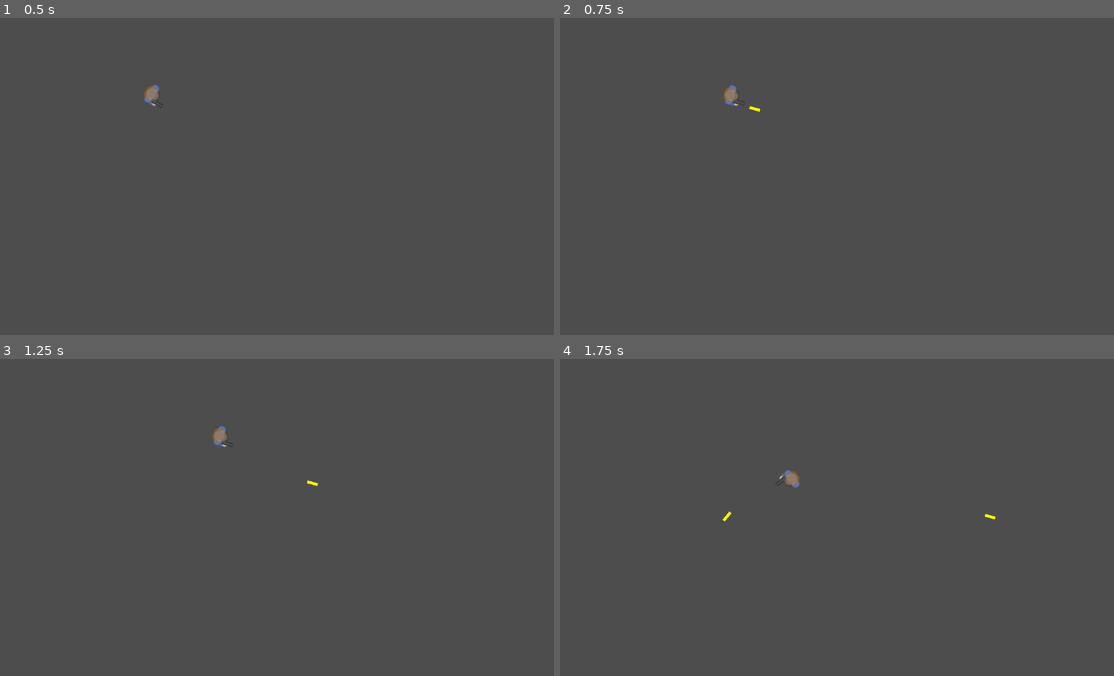
Above: before the commit, frames 1-4 (two rows, left to right).
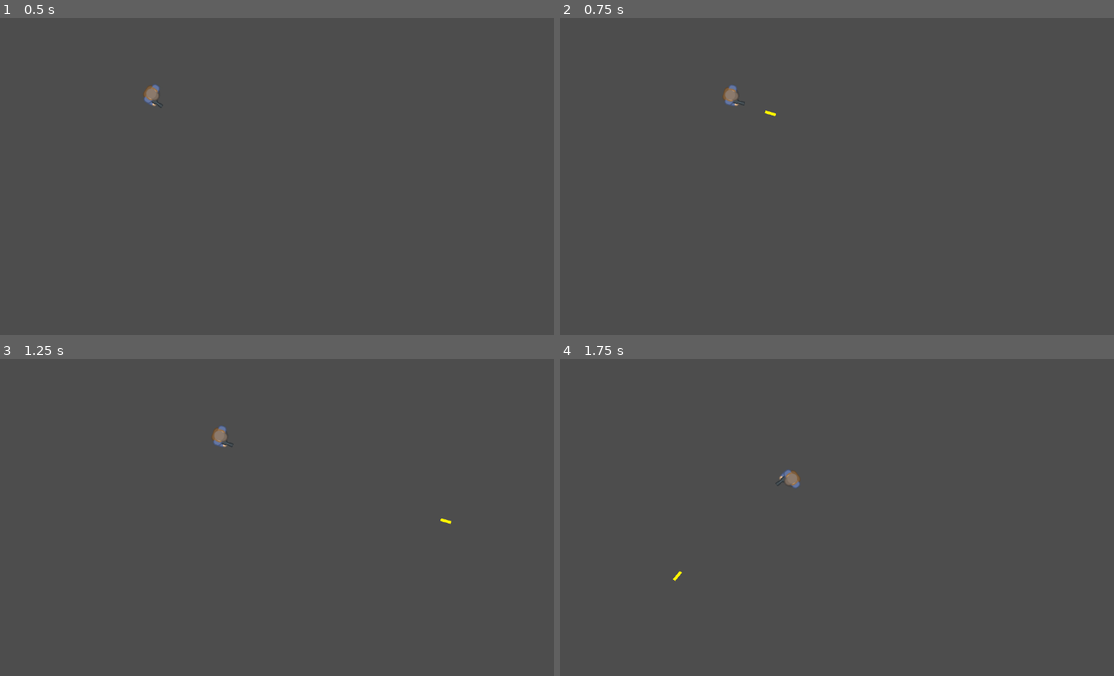
Above: after the commit, the same moments.

Repository: sunturtle1/Shadow-Dash
Game: Godot game, scene res://main.tscn
The game is run twice, just before and just after one commit, with the same random seed, the same clock (stepped at 60 frames per second) and the same inputs.
Inputs (mouse positions are in pixels of both pictures, inside the frame that each line leads up to):
- Up to frame 1 (0.5 s): no input
- Up to frame 2 (0.75 s): tap Enter at 0.5 s; move the mouse to (958, 160) at 0.52 s; hold D (right) from 0.53 s (still down); click (958, 160) at 0.6 s
- Up to frame 3 (1.25 s): keep holding D (right)
- Up to frame 4 (1.75 s): move the mouse to (720, 533) at 1.27 s; release D (right) at 1.28 s; hold S (down) from 1.28 s (still down); click (720, 533) at 1.35 s

Frame 1 is identical in both runs. In frame 2, less than 0.1% of the frame differs, in the area x 34-39%, y 27-31%; in frame 3, less than 0.1%; in frame 4, less than 0.1%, in the area x 20-79%, y 48-71%.

Commit message:
Bullets now dissapear after a few seconds.

Diff:
--- a/bullet.gd
+++ b/bullet.gd
@@ -1,15 +1,20 @@
 extends Area2D
-@export var speed: float = 500
+@export var speed: float = 1000
 
 var direction := Vector2.ZERO
-
+@onready var timer_stop = $Timer
 
 func _physics_process(delta: float) -> void:
 	if direction != Vector2.ZERO:
 		var velocity = direction * speed * delta
 		global_position += velocity
 
-
+func _ready() -> void:
+	timer_stop.start()
 func set_direction(direction: Vector2) -> void:
 	self.direction = direction
 	rotation = direction.angle()
+
+
+func _on_timer_timeout() -> void:
+	queue_free()
--- a/bullet.tscn
+++ b/bullet.tscn
@@ -16,3 +16,7 @@
 
 [node name="CollisionShape2D" type="CollisionShape2D" parent="."]
 shape = SubResource("RectangleShape2D_v8qja")
+
+[node name="Timer" type="Timer" parent="."]
+
+[connection signal="timeout" from="Timer" to="." method="_on_timer_timeout"]
--- a/player.gd
+++ b/player.gd
@@ -41,5 +41,3 @@
 	var target = get_global_mouse_position()
 	var direction = Vector2.RIGHT.rotated(rotation)
 	bullet_instance.set_direction(direction)
-
-	print("shot fired")
